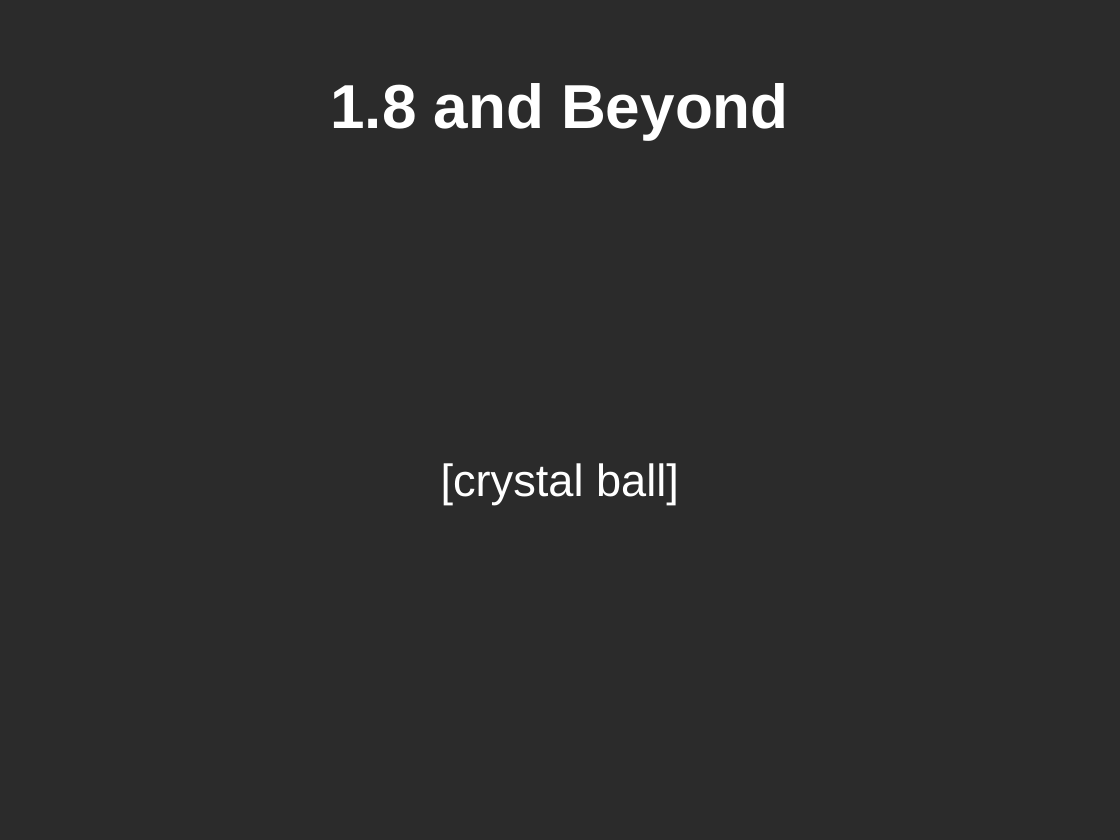
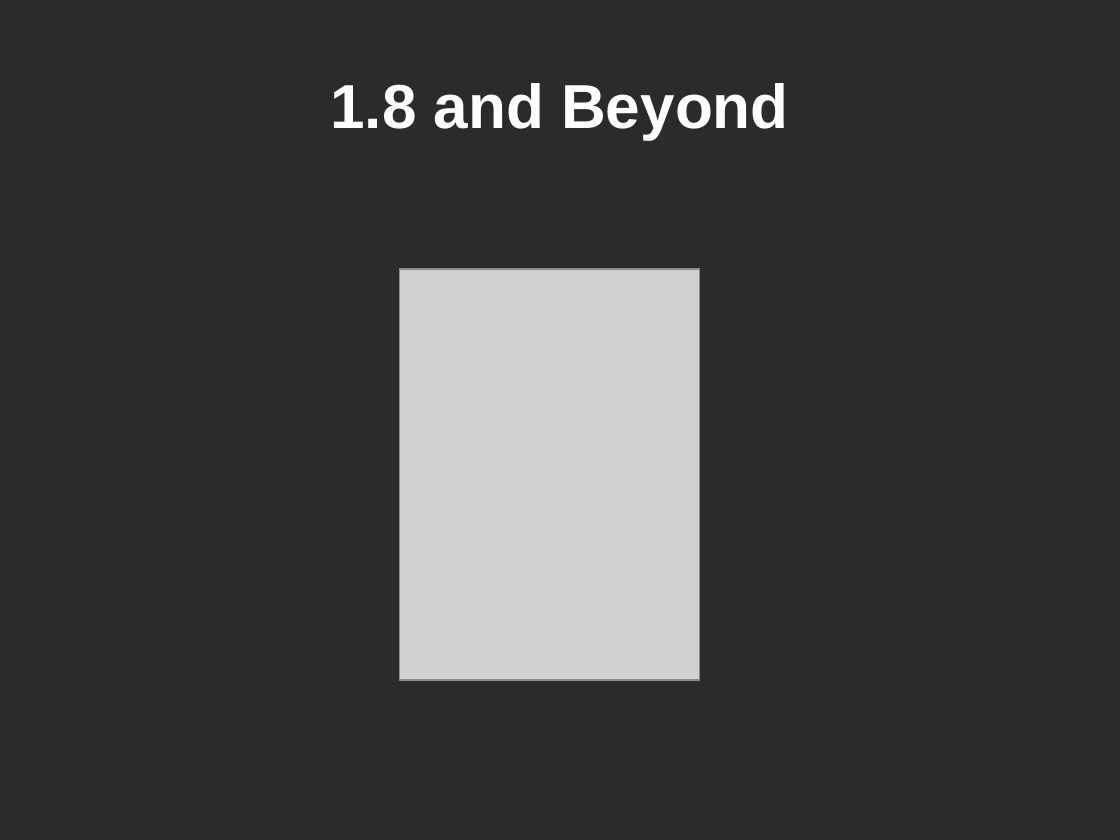
Before and after one commit to josesimoes/TortoiseSVN, a slide deck: slide 10 of doc/presentations/Subversion Live 2011/tsvn17andbeyond.odp. Drawn at 1120x840 pixels with LibreOffice and Linux fonts; fonts in the diff are those of the drawing; grey boxes stand for pictures; background and template pictures are left out; a plain dark background stands for a picture behind light text. Boxes give left, top, right and bottom in pixels: in the first picture for what was removed or moved away, otherwise in the second. Text is boxed around its words. In the diff, an @@ line names an element or a change of style, - is before the commit and + after.

```diff
--- a/doc/presentations/Subversion Live 2011/tsvn17andbeyond.odp
+++ b/doc/presentations/Subversion Live 2011/tsvn17andbeyond.odp
@@ picture added at box(400, 269, 700, 681) @@
@@ subtitle removed at box(441, 463, 679, 504) @@
-[crystal ball]
```
Also in this commit, not shown: 6 other slides changed, 1 other file.
